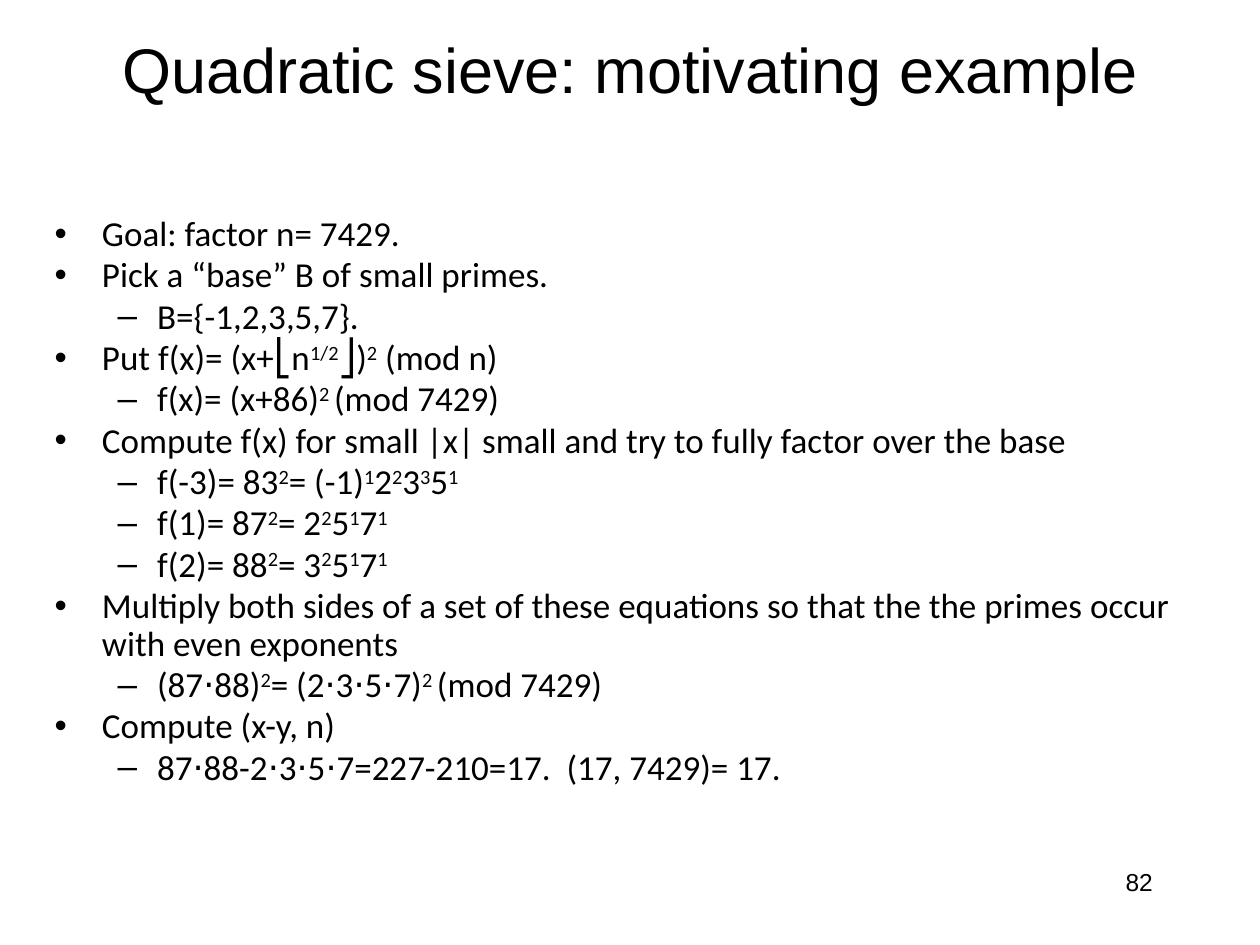
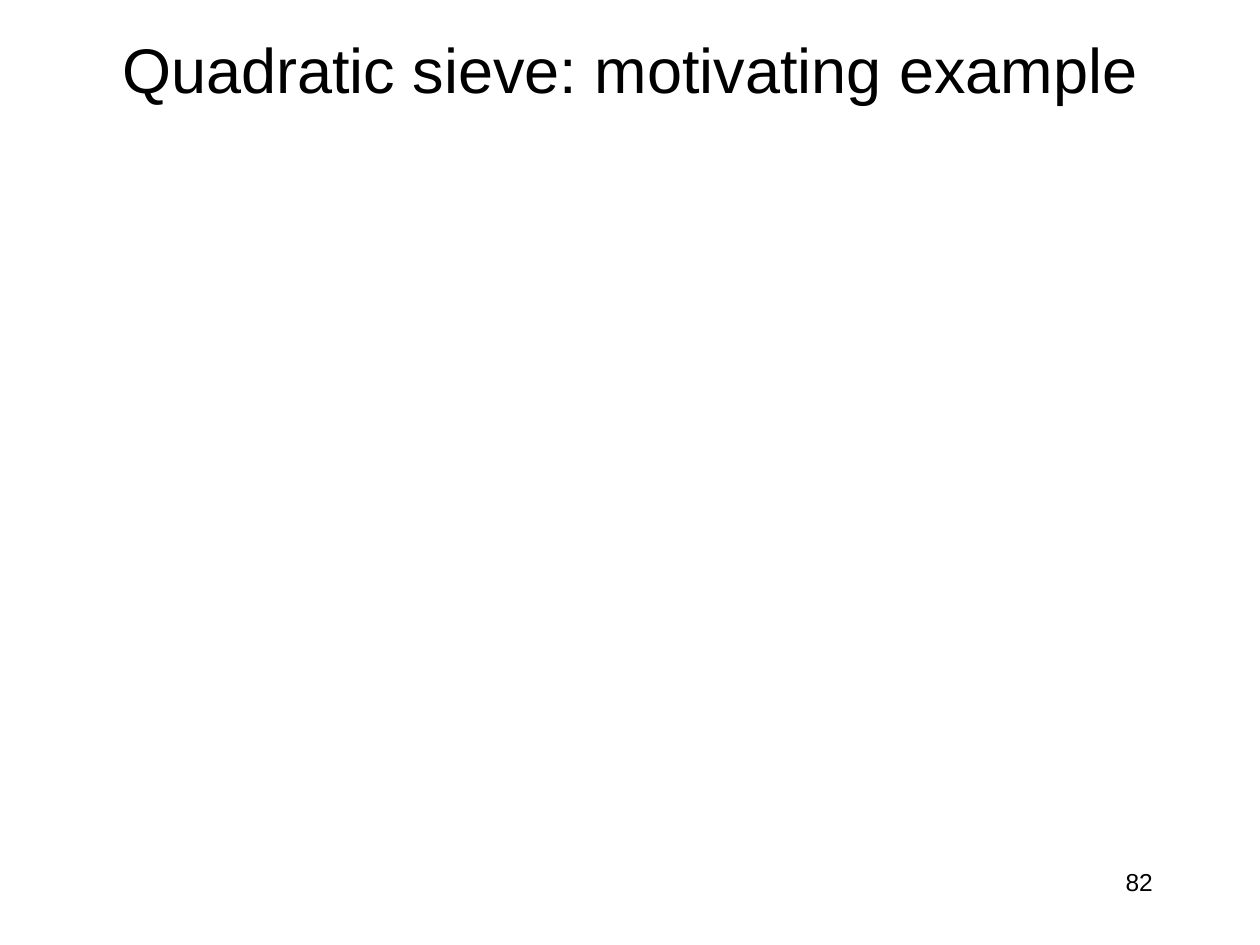
Before and after one commit to jlmucb/class_notes, a slide deck: slide 82 of BerkeleyClass/CS290Spring2013/Lectures/Cryptoclass7.pptx. Drawn at 1260x945 pixels with LibreOffice and Linux fonts; fonts in the diff are those of the drawing; grey boxes stand for pictures. Boxes give left, top, right and bottom in pixels: in the first picture for what was removed or moved away, otherwise in the second. Text is boxed around its words. In the diff, an @@ line names an element or a change of style, - is before the commit and + after.

```diff
--- a/BerkeleyClass/CS290Spring2013/Lectures/Cryptoclass7.pptx
+++ b/BerkeleyClass/CS290Spring2013/Lectures/Cryptoclass7.pptx
@@ text removed at [102,221,1169,785] @@
-• Goal: factor n= 7429.
-• Pick a “base” B of small primes.
-  – B={-1,2,3,5,7}.
-• Put f(x)= (x+⎣n1/2⎦)2 (mod n)
-  – f(x)= (x+86)2 (mod 7429)
-• Compute f(x) for small |x| small and try to fully factor over the base
-  – f(-3)= 832= (-1)1223351
-  – f(1)= 872= 225171
-  – f(2)= 882= 325171
-• Multiply both sides of a set of these equations so that the the primes occur with even exponents
-  – (87⋅88)2= (2⋅3⋅5⋅7)2 (mod 7429)
-• Compute (x-y, n)
-  – 87⋅88-2⋅3⋅5⋅7=227-210=17. (17, 7429)= 17.
```
Also in this commit, not shown: 2 other slides changed, 3 other files.
